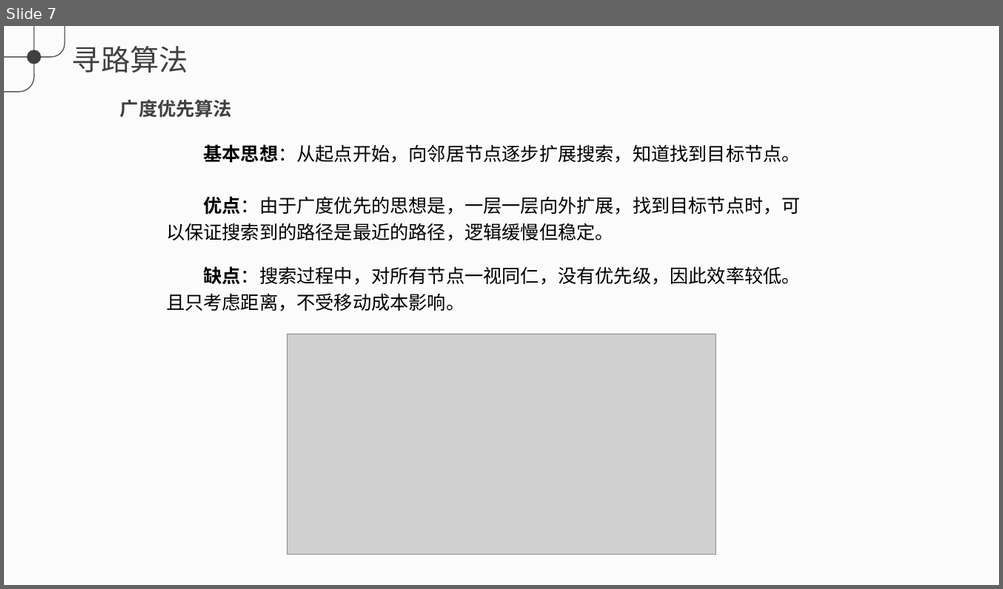
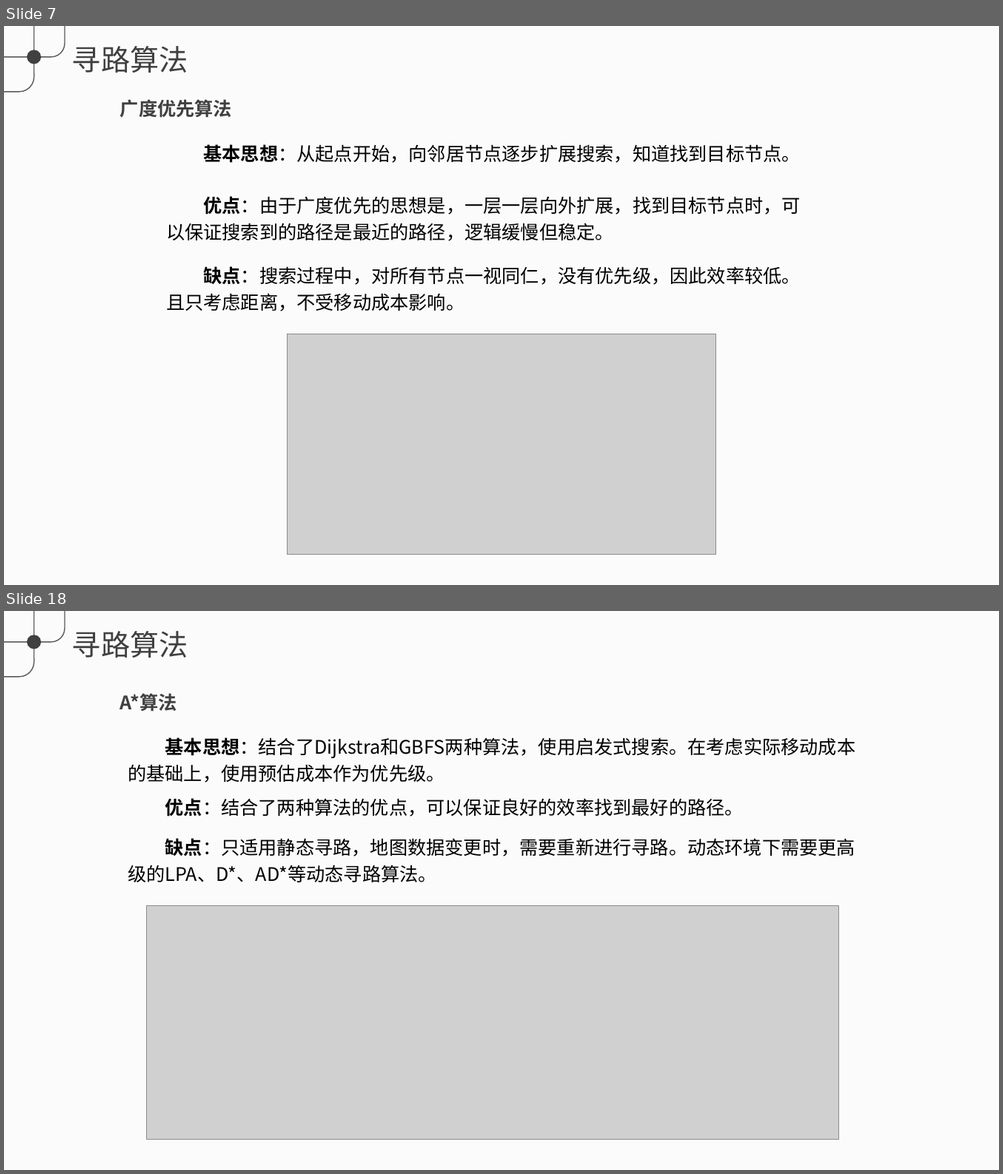
Before and after one commit to Galahad-Zero/PathFinding, a slide deck: doc/寻路算法.pptx. Shown one above the other, each under a label of ours: slide 7 before the commit, slides 7 and 18 after it; the slides between them are not shown. The pictures are 1003x589 and 1003x1174 pixels, drawn with LibreOffice and Linux fonts; fonts in the diff are those of the drawing; grey boxes stand for pictures. Boxes give left, top, right and bottom in pixels: in the first picture for what was removed or moved away, otherwise in the second. Text is boxed around its words. In the diff, an @@ line names an element or a change of style, - is before the commit and + after.

```diff
--- a/doc/寻路算法.pptx
+++ b/doc/寻路算法.pptx
@@ slide 18 added at (x1=4, y1=611, x2=999, y2=1170), background #F2F2F2 at 30% opacity; not listed: 4 template elements that a slide beside it also shows @@
@@ text added at (x1=120, y1=693, x2=177, y2=712), 18 pt, text #404040, bold @@
+A*算法
@@ text added at (x1=128, y1=738, x2=856, y2=783), 18 pt, text #000000 @@
+基本思想：结合了Dijkstra和GBFS两种算法，使用启发式搜索。在考虑实际移动成本的基础上，使用预估成本作为优先级。
@@ text added at (x1=165, y1=798, x2=743, y2=817), 18 pt, text #000000 @@
+优点：结合了两种算法的优点，可以保证良好的效率找到最好的路径。
@@ text added at (x1=128, y1=838, x2=855, y2=883), 18 pt, text #000000 @@
+缺点：只适用静态寻路，地图数据变更时，需要重新进行寻路。动态环境下需要更高级的LPA、D*、AD*等动态寻路算法。
@@ picture added at (x1=147, y1=906, x2=839, y2=1140) @@
```
Also in this commit, not shown: 1 slide changed, 11 other slides added, 13 slides removed, 1 other file.
